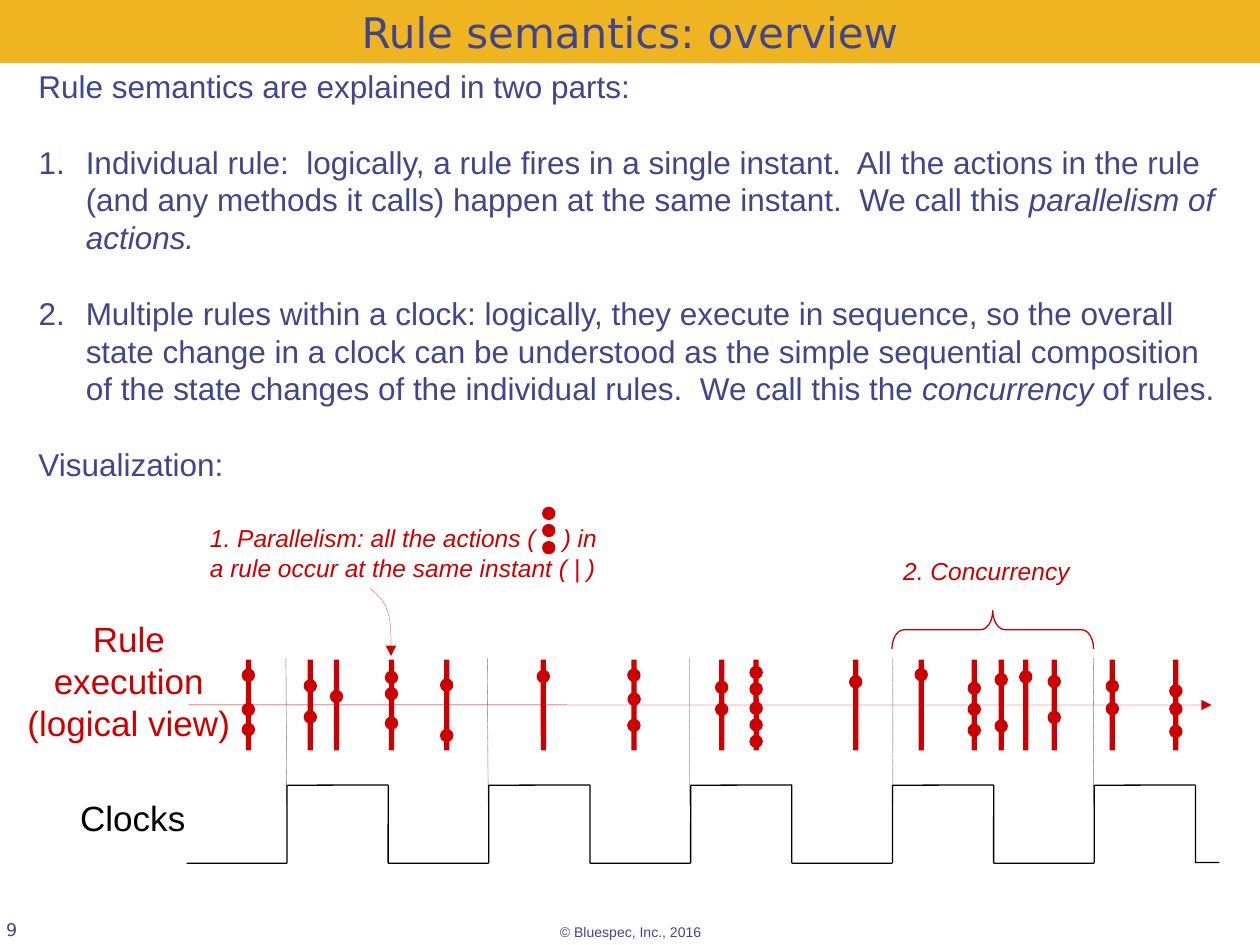
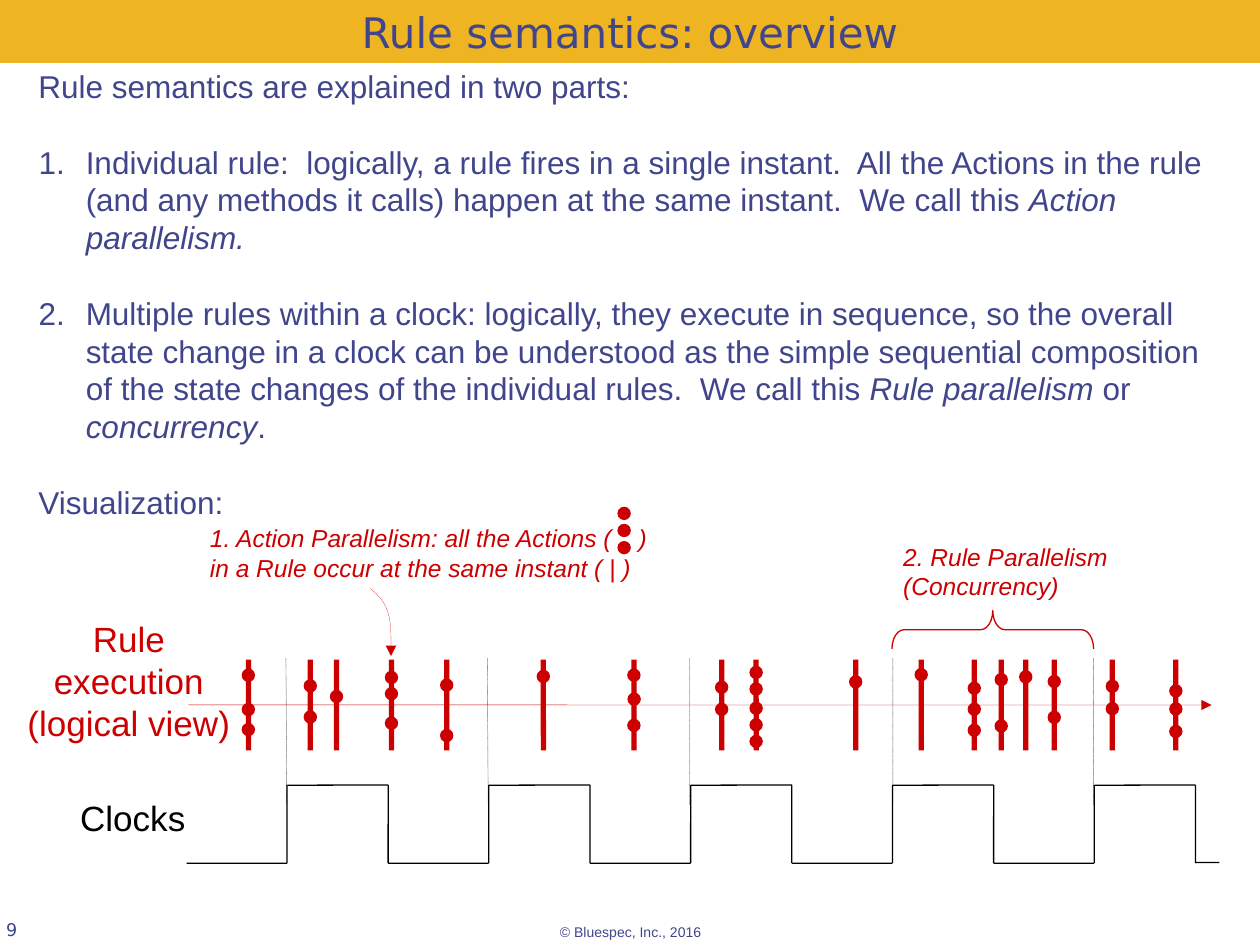
Before and after one commit to rsnikhil/Bluespec_BSV_Formal_Semantics, a slide deck: slide 9 of BSV_Semantics.odp. Drawn at 1260x945 pixels with LibreOffice and Linux fonts; fonts in the diff are those of the drawing; background and template pictures are left out. Boxes give left, top, right and bottom in pixels: in the first picture for what was removed or moved away, otherwise in the second. Text is boxed around its words. In the diff, an @@ line names an element or a change of style, - is before the commit and + after.

Commit message:
Updated slide deck

```diff
--- a/BSV_Semantics.odp
+++ b/BSV_Semantics.odp
@@ text at (86,151,1202,444): text changed @@
-1. Individual rule: logically, a rule fires in a single instant. All the actions in the rule (and any methods it calls) happen at the same instant. We call this parallelism of actions.
-2. Multiple rules within a clock: logically, they execute in sequence, so the overall state change in a clock can be understood as the simple sequential composition of the state changes of the individual rules. We call this the concurrency of rules.
+1. Individual rule: logically, a rule fires in a single instant. All the Actions in the rule (and any methods it calls) happen at the same instant. We call this Action parallelism.
+2. Multiple rules within a clock: logically, they execute in sequence, so the overall state change in a clock can be understood as the simple sequential composition of the state changes of the individual rules. We call this Rule parallelism or concurrency.
@@ 3 ellipses: place and size @@
-3 ellipses at (542,507,556,554)
+3 ellipses at (617,507,631,554)
@@ text at (210,529,596,578): text changed @@
-1. Parallelism: all the actions ( ) in a rule occur at the same instant ( | )
+1. Action Parallelism: all the Actions ( ) in a Rule occur at the same instant ( | )
@@ text at (903,548,1108,600): text changed @@
-2. Concurrency
+2. Rule Parallelism (Concurrency)
```
Also in this commit, not shown: 6 other slides changed, 8 slides added, 5 slides removed.
